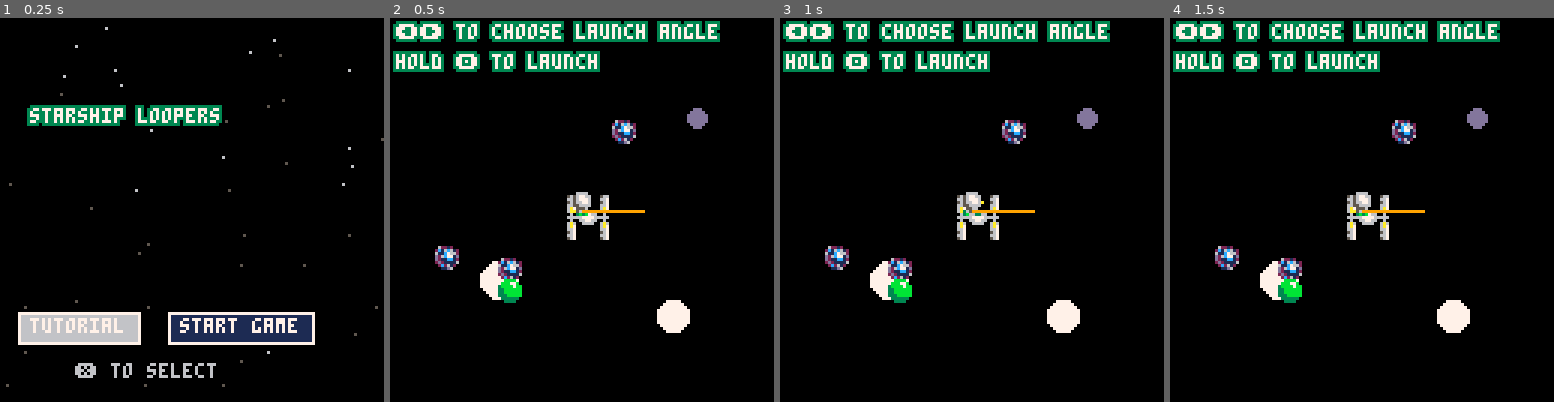
Above: before the commit, frames 1-4 (left to right).
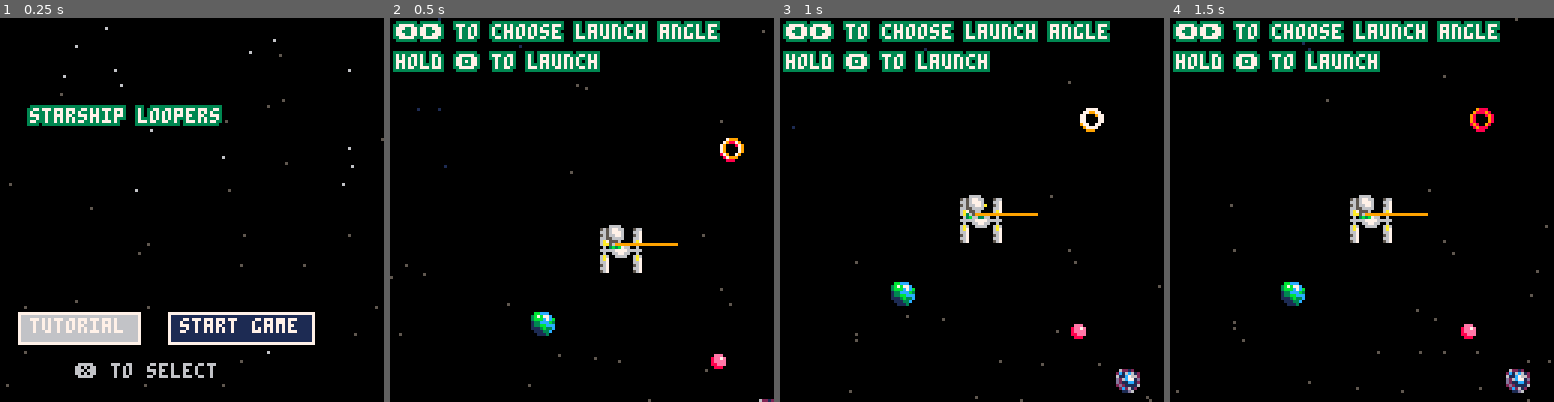
Above: after the commit, the same moments.

Repository: aadriien/GMTK-starship-loopers
Game: PICO-8 cartridge starship-loopers.p8
Two runs of this game, one before a commit and one after it. Both use one fixed random seed, a clock stepped at 60 frames per second and the inputs below.
Inputs:
- Up to frame 1 (0.25 s): no input
- Up to frame 2 (0.5 s): tap X (X key) at 0.33 s
- Up to frame 3 (1 s): tap O (Z key) at 0.7 s
- Up to frame 4 (1.5 s): tap X (X key) at 1.07 s

Frame 1 is identical in both runs. In frame 2, 5.2% of the frame differs, in the area x 0-100%, y 0-100%; in frame 3, 4.2%; in frame 4, 4.2%.

Commit message:
velocity changes around portals

Diff:
--- a/starship-loopers.p8
+++ b/starship-loopers.p8
@@ -8,7 +8,17 @@
     _upd = u_start_screen
     _drw = d_start_screen
 
-
+    -- global variables
+    max_orbit_distance = 100
+    max_speed = 6
+    map_size = 256
+    map_boundary = map_size / 2 + max_orbit_distance + 40
+    offset = 0 -- for screenshake
+
+
+    ending_initialized = false
+
+    selected_idx = 1
     -- space station
     station = {
         x = 128,
@@ -38,7 +48,8 @@
         launch_phase = false,
         landing_countdown = 3,
         landing_success = false,
-        portal_cooldown = 0
+        portal_cooldown = 0,
+        portal_target = create_vector(0,0),
     }
     -- celestial body initialization
     bodies = {}
@@ -63,6 +74,14 @@
         add_portals()
     end
 
+    local new_portal = {
+        x = 175,
+        y = 180,
+        sprite = 3,
+        size = 10
+    }
+    add(portals, new_portal)
+
     -- stars for title screen background
     stars = {}
     num_stars = 50
@@ -79,7 +98,7 @@
     }
 
     particles = {}
-    for i = 1, 1 do
+    for i = 1, 500 do
         add(particles, {
             x = flr(rnd(512)-256),
             y = flr(rnd(512)-256),
@@ -94,17 +113,7 @@
     -- camera perspective
     cam = { x = 0, y = 0 }
 
-    -- global variables
-    max_orbit_distance = 64
-    max_speed = 6
-    map_size = 256
-    map_boundary = map_size / 2 + max_orbit_distance
-    offset = 0 -- for screenshake
-
-
-    ending_initialized = false
-
-    selected_idx = 1
+
 end
 
 function _update()
@@ -186,9 +195,7 @@
 
 
     draw_ship()
-    if (ship.target != "none") and (ship.state == "lock") then
-        line(ship.x, ship.y, ship.target.x, ship.target.y, 8)
-    end
+    draw_lasso()
 
     -- draw only hardcoded examples (2 bodies)
     for body in all(bodies) do
@@ -243,9 +250,7 @@
         end
     end
     -- draw celestial bodies
-    for body in all(bodies) do
-        circfill(body.x, body.y, body.size, body.color)
-    end
+    draw_bodies()
     -- draw portals around perimeter
     for portal in all(portals) do
         spr(portal.sprite, portal.x, portal.y)
@@ -269,8 +274,6 @@
 end
 
 function u_play_game()
-    -- printh("My location \t" .. ship.x .. "\t" .. ship.y)
-
     -- accept player input
     if btn(❎) then
         if ship.fuel_left >= 0 then
@@ -319,9 +322,7 @@
         pset(particle.x + ship.x / 4 - 256, particle.y + ship.y / 4 - 256, 1)
     end
     -- draw celestial bodies
-    for body in all(bodies) do
-        circfill(body.x, body.y, body.size, body.color)
-    end
+    draw_bodies()
     -- draw portals around perimeter
     for portal in all(portals) do
         spr(portal.sprite, portal.x, portal.y)
@@ -331,9 +332,7 @@
 
     -- draw ship
     draw_ship()
-    if (ship.target != "none") and (ship.state == "lock") then
-        line(ship.x, ship.y, ship.target.x, ship.target.y, 8)
-    end
+    draw_lasso()
         -- draw ship emitted particles
     for part in all(ship_particles) do
         circfill(part.x, part.y, part.size, part.color)
@@ -341,10 +340,6 @@
     camera(0,0)
     draw_fuel()
     draw_score()
-    print(ship.x)
-    print(ship.y)
-    print(dst(ship, create_vector(128,128)))
-    print(ship.target.type)
 end
 
 function u_end_screen()
@@ -407,10 +402,8 @@
         pset(particle.x, particle.y, 1)
     end
     -- draw celestial bodies
-    for body in all(bodies) do
-        circfill(body.x, body.y, body.size, body.color)
-    end
-    -- draw portals
+    draw_bodies()
+    -- draw portals around perimeter
     for portal in all(portals) do
         spr(portal.sprite, portal.x, portal.y)
     end
@@ -503,6 +496,24 @@
     print(label, x, y, 7)
 end
 
+function draw_bodies()
+    for body in all(bodies) do
+        if body.type == "normal" then
+            spr(body.sprite, body.x, body.y)
+        elseif body.type == "blackhole" then
+            circ(body.x, body.y, body.size, body.color[1])
+            circ(body.x, body.y - 1, body.size, body.color[2])
+            circ(body.x + 1, body.y - 1, body.size, body.color[3])
+
+            local randomize = flr(rnd(10))
+            if randomize == 1 then
+                body.color[1] = rnd({7,8,9,10})
+                body.color[2] = rnd({7,8,9,10})
+                body.color[3] = rnd({7,8,9,10})
+            end
+        end
+    end
+end
 function draw_fuel()
     local fuel_width = max(flr(ship.fuel_left / ship.fuel_max  * 14) + 1, 0)
     rectfill(119, 17 - fuel_width, 124, 17, 11)
@@ -522,8 +533,9 @@
 end
 
 function draw_lasso()
-
-
+    if (ship.target != "none") and (ship.state == "lock") then
+        line(ship.x, ship.y, ship.target.x + 3, ship.target.y + 3, 8)
+    end
 end
 
 function draw_ship()
@@ -568,7 +580,6 @@
     end
 
     if ship.state == "lock" then
-        -- TODO: orbital mechanics
         ship.target = find_closest()
 
         if ship.target != "none" then
@@ -599,16 +610,15 @@
             local speed = ((max_orbit_distance - distance) / max_orbit_distance) * max_speed
 
             -- lerp to transition into orbit
-            ship.vel.x = ship.vel.x+0.003*((new_vel.x) * speed -ship.vel.x)
-            ship.vel.y = ship.vel.y+0.003*((new_vel.y) * speed -ship.vel.y)
+            ship.vel.x = ship.vel.x+0.003*(new_vel.x-ship.vel.x)
+            ship.vel.y = ship.vel.y+0.003*(new_vel.y-ship.vel.y)
 
             -- gravitational pull towards the center of the celestial body
             local gravity_pull = create_vector(ship.target.x - ship.x, ship.target.y - ship.y)
-            gravity_pull.x *= 0.0016 * ((max_orbit_distance - distance) / max_orbit_distance) * sqrt(ship.target.mass) / 2
-            gravity_pull.y *= 0.0016 * ((max_orbit_distance - distance) / max_orbit_distance) * sqrt(ship.target.mass) / 2
+            gravity_pull.x *= 0.0016 * ((max_orbit_distance - distance) / max_orbit_distance) * sqrt(ship.target.mass)
+            gravity_pull.y *= 0.0016 * ((max_orbit_distance - distance) / max_orbit_distance) * sqrt(ship.target.mass)
             ship.vel.x += gravity_pull.x
             ship.vel.y += gravity_pull.y
-
 
         end
     end
@@ -670,26 +681,24 @@
     local dist = dst(o1, o2)
     return dist < limit
 end
-
 function update_camera_position()
-    -- local target_cam_x = ship.x - 64
-    -- local target_cam_y = ship.y - 64
-    -- local cam_distance = sqrt(
-    --     sqr(target_cam_x - cam.x) +
-    --     sqr(target_cam_y - cam.y)
-    -- )
-
-    -- -- if ship teleported far away, snap camera closer
-    -- if cam_distance > 100 then
-    --     cam.x = target_cam_x
-    --     cam.y = target_cam_y
-    -- else
-    --     -- normal smooth follow
-    --     cam.x += 0.3 * (target_cam_x - cam.x)
-    --     cam.y += 0.3 * (target_cam_y - cam.y)
-    -- end
-    cam.x = ship.x - 64
-    cam.y = ship.y - 64
+    local target_cam_x = ship.x - 64
+    local target_cam_y = ship.y - 64
+    local cam_distance = sqrt(
+        sqr(target_cam_x - cam.x) +
+        sqr(target_cam_y - cam.y)
+    )
+
+    -- if ship teleported far away, snap camera closer
+    if cam_distance > 100 then
+        cam.x = target_cam_x
+        cam.y = target_cam_y
+    else
+        -- normal smooth follow
+        cam.x += 0.3 * (target_cam_x - cam.x)
+        cam.y += 0.3 * (target_cam_y - cam.y)
+    end
+
     -- shake screen
     if offset >= 0 then
         local fade = 0.9
@@ -712,7 +721,7 @@
 
 function update_ship_particles()
     for part in all(ship_particles) do
-        flowX, flowY = flow(part.x, part.y, 2, 1)
+        flowX, flowY = flow(part.x, part.y, 2, 0.5)
         part.x += part.vel.x + flowX
         part.y += part.vel.y + flowY
         part.lifespan -= 1/30
@@ -722,7 +731,62 @@
     end
 end
 
+function get_magnitude(vel)
+    return sqrt(sqr(vel.y) + sqr(vel.x))
+end
+
 function activate_portal()
+    if ship.portal_cooldown > 0 then
+        printh(ship.portal_cooldown .. "\t" .. get_magnitude(ship.vel))
+    end
+    cooldown_duration = 50
+
+    if ship.portal_cooldown == flr(cooldown_duration * 6 / 8) then
+        local vec = norm(create_vector(ship.portal_target.x - ship.x, ship.portal_target.y - ship.y))
+        local new_speed = 0.8
+        printh("slow")
+        ship.vel.y = vec.y * new_speed
+        ship.vel.x = vec.x * new_speed
+    end
+
+    if ship.portal_cooldown == flr(cooldown_duration * 5 / 8) then
+        -- find another portal to teleport to
+
+        local other_portals = {}
+        for p in all(portals) do
+            if p != ship.portal_target then
+                add(other_portals, p)
+            end
+        end
+
+        if #other_portals > 0 then
+            local dest = rnd(other_portals)
+
+            -- teleportation
+            printh("teleport!")
+            ship.x = dest.x
+            ship.y = dest.y
+
+            local vec = norm(create_vector(station.x - dest.x, station.y - dest.y))
+            local new_speed = get_magnitude(ship.vel)
+            ship.vel.y = vec.y * new_speed
+            ship.vel.x = vec.x * new_speed
+            ship.portal_target = create_vector(0,0)
+        end
+    end
+
+    if ship.portal_cooldown == flr(cooldown_duration * 3 / 8) then
+            printh("speed up")
+            ship.vel.y *= 1.25
+            ship.vel.x *= 1.25
+    end
+
+    if ship.portal_cooldown == flr(cooldown_duration * 2 / 8) then
+            printh("speed up")
+            ship.vel.y *= 1.15
+            ship.vel.x *= 1.15
+    end
+
     -- don't activate if in cooldown
     if ship.portal_cooldown > 0 then
         return
@@ -731,25 +795,16 @@
     -- check if ship intersecting with any portals
     for portal in all(portals) do
         if is_collision(ship, portal) then
-            -- find another portal to teleport to
-            local other_portals = {}
-            for p in all(portals) do
-                if p != portal then
-                    add(other_portals, p)
-                end
-            end
-
-            if #other_portals > 0 then
-                local dest = rnd(other_portals)
-
-                -- instant teleportation
-                ship.x = dest.x
-                ship.y = dest.y
-
-                -- portal cooldown to prevent immediate re-teleport
-                ship.portal_cooldown = 45
-            end
-
+            ship.portal_cooldown = cooldown_duration
+            printh(ship.portal_cooldown .. "\t" .. get_magnitude(ship.vel))
+
+            local vec = norm(create_vector(portal.x - ship.x, portal.y - ship.y))
+            local new_speed = max(0.8, get_magnitude(ship.vel) * .75)
+
+            ship.vel.y = vec.y * new_speed
+            ship.vel.x = vec.x * new_speed
+
+            ship.portal_target = portal
             break
         end
     end
@@ -796,18 +851,20 @@
         new_mass = rnd(80) + 10
         new_size = sqrt(new_mass) - 2
         new_color = 7
+        sprite = rnd({10,11,26, 27})
     else -- for black holes
         new_mass = 600
         new_size = rnd(2) + 2
-        new_color = 13
+        colors = {7,8,9}
     end
     local new_body = {
         x = rnd(256),
         y = rnd(256),
         mass = new_mass,
         size = new_size,
-        color = new_color,
-        type = type
+        color = colors,
+        type = type,
+        sprite = sprite
     }
     add(bodies, new_body)
 end
@@ -866,17 +923,17 @@
         if rnd(1) < 0.5 then
             x = -20 + flr(rnd(20))
         else
-            x = 128 + flr(rnd(20))
-        end
-        y = flr(rnd(128))
+            x = map_size + flr(rnd(20))
+        end
+        y = flr(rnd(map_size))
     else
         -- horizontal edge strip
         if rnd(1) < 0.5 then
             y = -20 + flr(rnd(20))
         else
-            y = 128 + flr(rnd(20))
-        end
-        x = flr(rnd(128))
+            y = map_size + flr(rnd(20))
+        end
+        x = flr(rnd(map_size))
     end
 
     return x, y
@@ -888,14 +945,21 @@
         x = px,
         y = py,
         sprite = 3,
-        size = 4
+        size = 10
     }
     add(portals, new_portal)
 end
 
 -- utility functions
-function dst(o1,o2)
-    return sqrt(sqr(o1.x-o2.x)+sqr(o1.y-o2.y))
+-- function dst(o1,o2)
+--     return sqrt(sqr(o1.x-o2.x)+sqr(o1.y-o2.y))
+-- end
+
+function dst(o1, o2)
+    local scale = 10
+    local dx = flr(o1.x - o2.x) / scale
+    local dy = flr(o1.y - o2.y) / scale
+    return sqrt(sqr(dx) + sqr(dy)) * scale
 end
 
 function sqr(x) return x*x end
@@ -922,23 +986,25 @@
     return copy
 end
 
+
+
 __gfx__
-000000000000000000666600062212000000000000000000000000000000000000000000000000000000000000000000000000000000000000bbbb0007777770
-0000000000000000056776602c16c612000000000000000000000000000000000000000000000000000000000000000005660000000056600bbb77b077000007
-007007000cccccc005677760611c7662000000000000000000000000000000000000000000000000000000000000000006670000000066703bbbb7bb70000707
-00077000cccccccc05667760d26c771d0000000000000000000000000000000000000000000000000000000000000000056700000000567033bbbbbb77700707
-000770000ccccccc05566660d211cc120000000000000000000000000000000000000000000000000000000000000000066700000000667033bbbbbb70000007
-007007000ccccccc005556002d211116000000000000000000000000000000000000000000000000000000000000000006a7000000006a70333bbbbb77000707
-00000000000cccc00a5656a002c26120000000000000000000000000000000000000000000000000000000000000000006a7006666006a700333333070000007
-0000000000000000003b3b000011d600000000000000000000000000000000000000000000000000000000000000000000600667766006000033330077700007
-00000000000000000066660000000000000000000000000000000000000000000000000000000000000000000000000006666677776666600000000070000007
-00000000000000000567766000000000000000000000000000000000000000000000000000000000000000000000000000600667766006000000000077000007
-00000000000000000567776000000000000000000000000000000000000000000000000000000000000000000000000006a6006666006a600000000070000007
-00000000000000000566776000000000000000000000000000000000000000000000000000000000000000000000000006a7000000006a700000000077700007
-00000000000000000556666000000000000000000000000000000000000000000000000000000000000000000000000006670000000066700000000070000007
-00000000000000000a5556a000000000000000000000000000000000000000000000000000000000000000000000000005670000000056700000000077000007
-00000000000000000056560000000000000000000000000000000000000000000000000000000000000000000000000006670000000066700000000070000007
-0000000000000000003b3b0000000000000000000000000000000000000000000000000000000000000000000000000005670000000056700000000007777770
+000000000000000000666600062212000000000000000000000000000000000000000000000000000000000000aaaa0000000000000000000bb0000007777770
+0000000000000000056776602c16c612000000000000000000000000000000000000000000000000000000000aaa77a005660000000056603b7b000077000007
+007007000cccccc005677760611c7662000000000000000000000000000000000000000000000000000eee009aaaa7aa06670000000066703bbb000070000707
+00077000cccccccc05667760d26c771d000000000000000000000000000000000000000000000000008ee7e099aaaaaa05670000000056700330000077700707
+000770000ccccccc05566660d211cc12000000000000000000000000000000000000000000000000008eeee099aaaaaa06670000000066700000000070000007
+007007000ccccccc005556002d2111160000000000000000000000000000000000000000000000000088eee0999aaaaa06a7000000006a700000000077000707
+00000000000cccc00a5656a002c26120000000000000000000000000000000000000000000000000000888000999999006a7006666006a700000000070000007
+0000000000000000003b3b000011d600000000000000000000000000000000000000000000000000000000000099990000600667766006000000000077700007
+000000000000000000666600000000000000000000000000000000000000000000000000000000000066600000cccc0006666677776666600000000070000007
+00000000000000000567766000000000000000000000000000000000000000000000000000000000066776000cbb77c000600667766006000000000077000007
+00000000000000000567776000000000000000000000000000000000000000000000000000000000d66676601bbcc7cb06a6006666006a600000000070000007
+00000000000000000566776000000000000000000000000000000000000000000000000000000000dd66666013bcccb306a7000000006a700000000077700007
+00000000000000000556666000000000000000000000000000000000000000000000000000000000ddd66660133bbccc06670000000066700000000070000007
+00000000000000000a5556a0000000000000000000000000000000000000000000000000000000000ddddd001113b33c05670000000056700000000077000007
+0000000000000000005656000000000000000000000000000000000000000000000000000000000000ddd000011133c006670000000066700000000070000007
+0000000000000000003b3b0000000000000000000000000000000000000000000000000000000000000000000011130005670000000056700000000007777770
 00000000000000000066660000000000000000000000000000000000000000000000000000000000000000000000000000000000000000000000000000000000
 00000000000000000567766000000000000000000000000000000000000000000000000000000000000000000000000000000000000000000000000000000000
 00000000000000000567776000000000000000000000000000000000000000000000000000000000000000000000000000000000000000000000000000000000
Not shown, changed: the music (__music__) section of starship-loopers.p8
Not shown, changed: the sound effects (__sfx__) section of starship-loopers.p8
